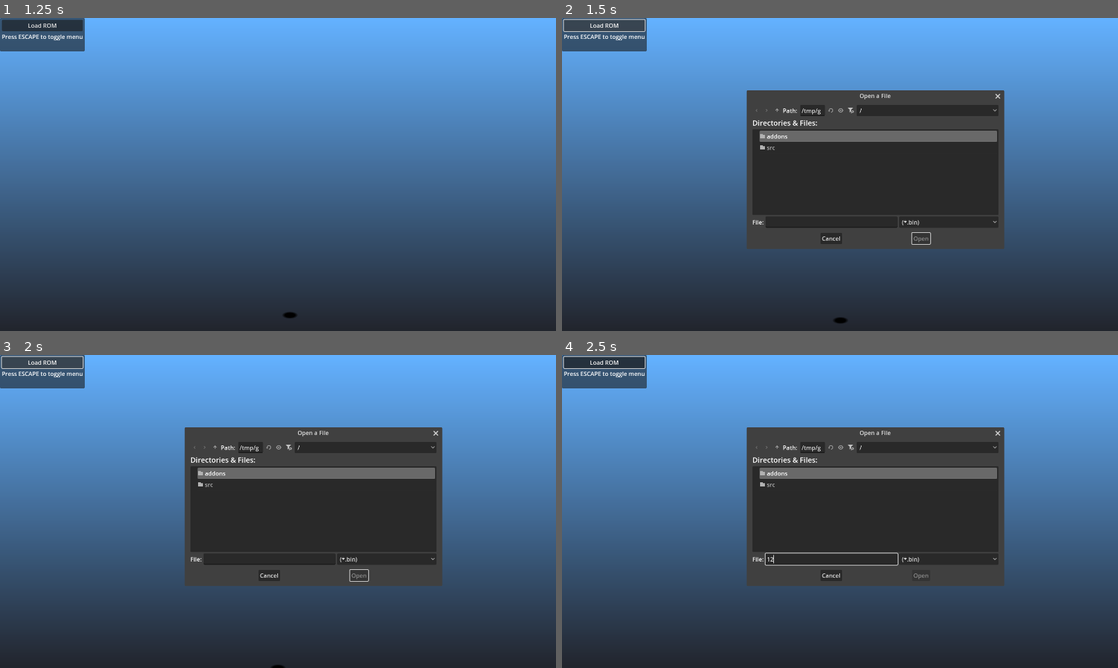
Above: before the commit, frames 1-4 (two rows, left to right).
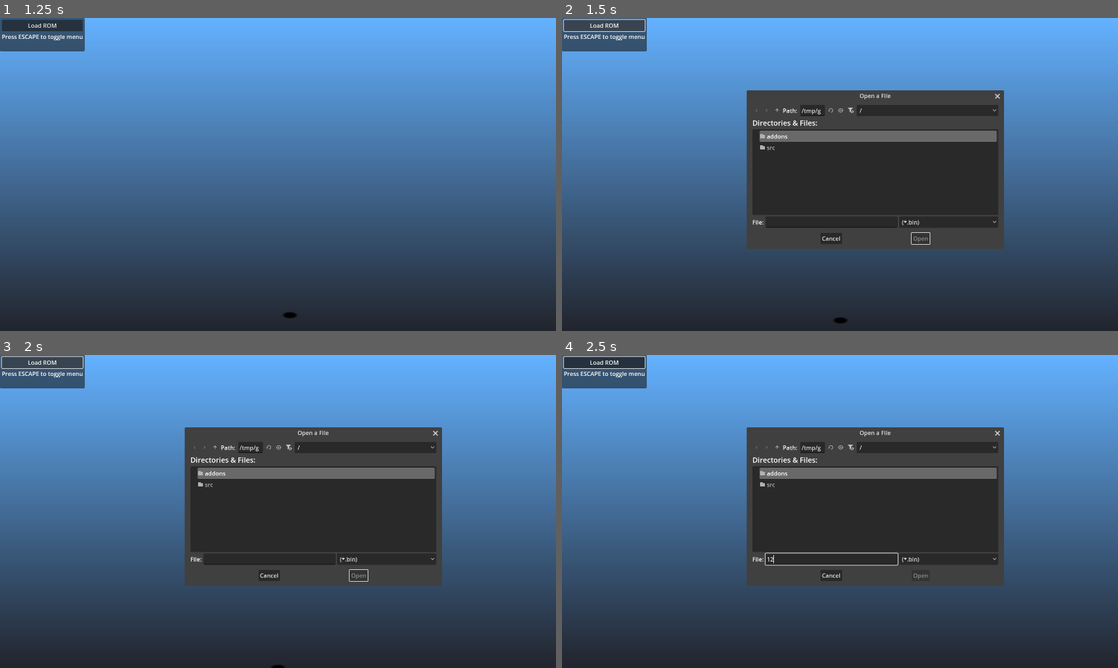
Above: after the commit, the same moments.

Repository: mrgudenheim/TacticsEngineG
Game: Godot game, scene res://src/Map/map_viewer.tscn
The game is run twice, just before and just after one commit, with the same random seed, the same clock (stepped at 60 frames per second) and the same inputs.
Inputs (mouse positions are in pixels of both pictures, inside the frame that each line leads up to):
- Up to frame 1 (1.25 s): tap Enter (ui_accept) at 0.5, 0.77 s; move the mouse to (400, 158) at 0.52 s; hold D from 0.53 s (still down); tap Down (camera_down) at 0.6 s; click (400, 158) at 0.67 s
- Up to frame 2 (1.5 s): release D at 1.25 s; click "Load ROM" at 1.25 s
- Up to frame 3 (2 s): no input
- Up to frame 4 (2.5 s): click (828, 558) at 2.02 s; type "12" at 2.1 s

Frame 1 is identical in both runs. In frame 2, 0.1% of the frame differs, in the area x 62-80%, y 23-73%; in frame 3, 0.1%; in frame 4, less than 0.1%.
Error in both runs: Invalid access to property or key 'sequences' on a base object of type 'Nil'. (res://src/Unit/unit_animation_manager.gd:485)

Commit message:
added list of maps not to mirror due to walls

Diff:
--- a/src/Map/map_viewer.gd
+++ b/src/Map/map_viewer.gd
@@ -21,6 +21,38 @@
 @export var unit: CharacterBody3D
 
 @export var mirror: bool = true
+var walled_maps: PackedInt32Array = [
+	3,
+	4,
+	8,
+	10,
+	11,
+	13,
+	14,
+	16,
+	17,
+	18,
+	20,
+	21,
+	24,
+	26,
+	33,
+	39,
+	41,
+	51,
+	52,
+	53,
+	62,
+	65,
+	68,
+	73,
+	92,
+	93,
+	94,
+	95,
+	96,
+	104,
+	]
 
 const SCALE: float = 1.0 / MapData.TILE_SIDE_LENGTH
 const SCALED_UNITS_PER_HEIGHT: float = SCALE * MapData.UNITS_PER_HEIGHT
@@ -65,7 +97,6 @@
 
 
 func on_map_selected(index: int) -> void:
-	# TODO fix loading MAP053 Entrance to Death City
 	var map_file_name: String = map_dropdown.get_item_text(index)
 
 	var start_time: int = Time.get_ticks_msec()
@@ -85,7 +116,7 @@
 
 	instantiate_map(map_data, Vector3.ZERO, Vector3.ONE)
 
-	if mirror:
+	if not walled_maps.has(index):
 		instantiate_map(map_data, Vector3.ZERO, Vector3(1, 1, -1))
 		instantiate_map(map_data, Vector3.FORWARD * map_data.map_length * 2, Vector3(1, 1, -1))
 		instantiate_map(map_data, Vector3.ZERO, Vector3(-1, 1, 1))
